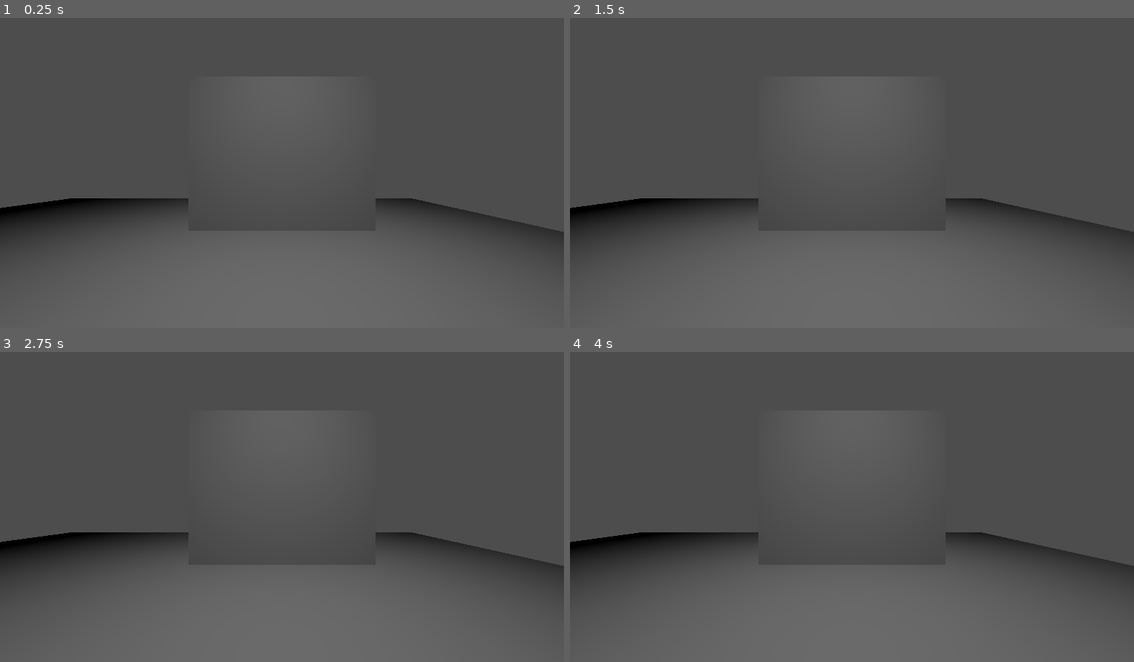
Above: before the commit, frames 1-4 (two rows, left to right).
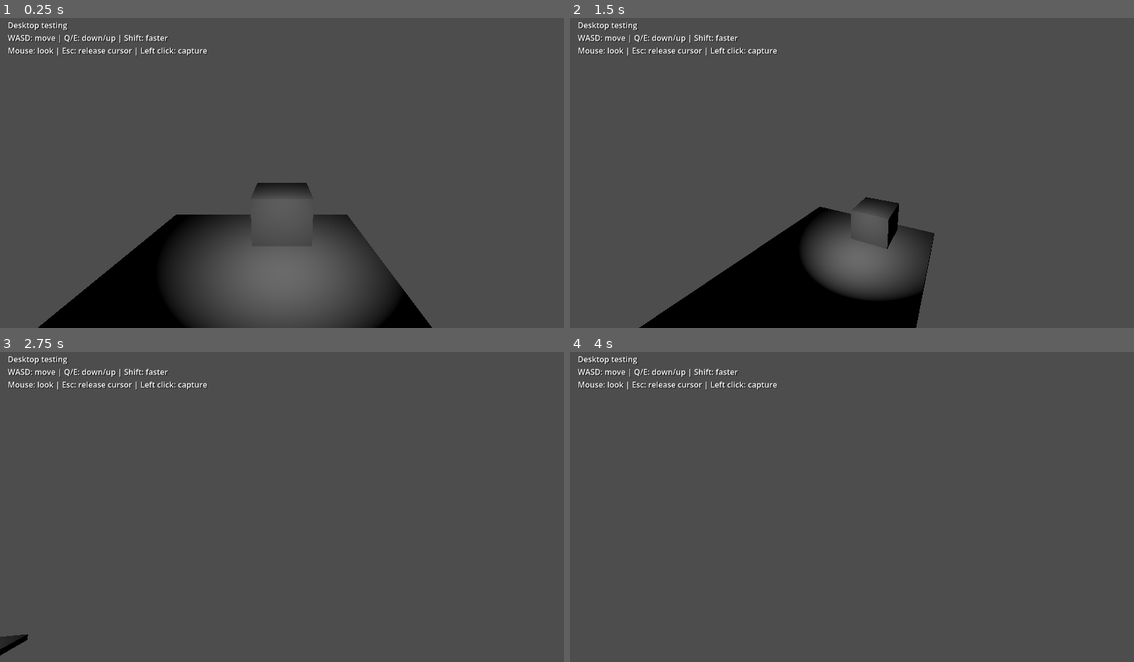
Above: after the commit, the same moments.

Repository: ajud123/VR-Tower-Defense
Game: Godot game, scene res://Game.tscn
Same seed, same stepped clock (60 frames per second), same inputs: the game is played once before the commit and once after it.
Inputs (mouse positions are in pixels of both pictures, inside the frame that each line leads up to):
- Up to frame 1 (0.25 s): no input
- Up to frame 2 (1.5 s): tap Enter at 0.5 s; move the mouse to (976, 154) at 0.52 s; hold D 0.53-1.28 s; hold E 0.53-1.28 s; click (976, 154) at 0.67 s; tap Q at 0.8, 1.35 s; move the mouse to (739, 185) at 1.27 s; hold S from 1.28 s (still down); click (739, 185) at 1.42 s
- Up to frame 3 (2.75 s): tap Shift at 1.55 s; move the mouse to (338, 435) at 2.02 s; release S at 2.03 s; hold D from 2.03 s (still down); hold Shift from 2.03 s (still down); click (338, 435) at 2.17 s; tap E at 2.3 s
- Up to frame 4 (4 s): move the mouse to (823, 565) at 2.77 s; release D at 2.78 s; release Shift at 2.78 s; hold W 2.78-3.53 s; tap E at 2.85 s; click (823, 565) at 2.92 s; tap Q at 3.05 s; move the mouse to (1021, 550) at 3.52 s; hold A from 3.53 s (still down); hold Q from 3.53 s (still down); click (1021, 550) at 3.67 s; tap Shift at 3.8 s

The runs differ from the first frame. In frame 1, 17% of the frame differs, in the area x 0-100%, y 1-100%; in frame 2, 17%; in frame 3, 13%; in frame 4, 13%.

Commit message:
Add desktop support

Diff:
--- /dev/null
+++ b/DesktopPlayer.gd
@@ -0,0 +1,50 @@
+extends Node3D
+
+@export var move_speed: float = 3.0
+@export var fast_speed: float = 8.0
+@export var mouse_sensitivity: float = 0.002
+
+@onready var camera: Camera3D = $Camera3D
+
+var active: bool = false
+
+
+func _ready() -> void:
+	set_process(false)
+	set_process_unhandled_input(false)
+
+
+func activate() -> void:
+	active = true
+	camera.make_current()
+	set_process(true)
+	set_process_unhandled_input(true)
+	Input.mouse_mode = Input.MOUSE_MODE_CAPTURED
+
+
+func _unhandled_input(event: InputEvent) -> void:
+	if event is InputEventKey and event.pressed and event.keycode == KEY_ESCAPE:
+		Input.mouse_mode = Input.MOUSE_MODE_VISIBLE
+	elif event is InputEventMouseButton and event.pressed and event.button_index == MOUSE_BUTTON_LEFT:
+		Input.mouse_mode = Input.MOUSE_MODE_CAPTURED
+	elif event is InputEventMouseMotion and Input.mouse_mode == Input.MOUSE_MODE_CAPTURED:
+		rotate_y(-event.relative.x * mouse_sensitivity)
+		camera.rotation.x = clampf(
+			camera.rotation.x - event.relative.y * mouse_sensitivity,
+			deg_to_rad(-85.0), deg_to_rad(85.0)
+		)
+
+
+func _process(delta: float) -> void:
+	# Releasing the cursor also pauses movement so editor input is safe.
+	if not active or Input.mouse_mode != Input.MOUSE_MODE_CAPTURED or not get_window().has_focus():
+		return
+
+	var movement := Vector3(
+		float(Input.is_physical_key_pressed(KEY_D)) - float(Input.is_physical_key_pressed(KEY_A)),
+		float(Input.is_physical_key_pressed(KEY_E)) - float(Input.is_physical_key_pressed(KEY_Q)),
+		float(Input.is_physical_key_pressed(KEY_S)) - float(Input.is_physical_key_pressed(KEY_W))
+	)
+	var speed := fast_speed if Input.is_physical_key_pressed(KEY_SHIFT) else move_speed
+	# Yaw determines horizontal movement; looking up/down does not change altitude.
+	position += basis * movement.normalized() * speed * delta
--- a/Game.tscn
+++ b/Game.tscn
@@ -1,6 +1,7 @@
 [gd_scene format=3 uid="uid://d4i53x4wnq3nc"]
 
 [ext_resource type="Script" uid="uid://dtsrtmc4vhn8v" path="res://VR_Game.gd" id="1_wbfu4"]
+[ext_resource type="Script" path="res://DesktopPlayer.gd" id="2_desktop"]
 
 [node name="Node3D" type="Node3D" unique_id=1010042180]
 script = ExtResource("1_wbfu4")
@@ -15,6 +16,24 @@
 [node name="RightHand" type="XRController3D" parent="XROrigin3D" unique_id=85255825]
 tracker = &"right_hand"
 
+[node name="DesktopPlayer" type="Node3D" parent="."]
+position = Vector3(0, 1.6, 2)
+script = ExtResource("2_desktop")
+
+[node name="Camera3D" type="Camera3D" parent="DesktopPlayer"]
+rotation = Vector3(-0.2, 0, 0)
+
+[node name="DesktopControls" type="CanvasLayer" parent="."]
+
+[node name="Help" type="Label" parent="DesktopControls"]
+offset_left = 16.0
+offset_top = 16.0
+mouse_filter = 2
+theme_override_colors/font_shadow_color = Color(0, 0, 0, 1)
+theme_override_constants/shadow_offset_x = 1
+theme_override_constants/shadow_offset_y = 1
+text = "Desktop testing\nWASD: move | Q/E: down/up | Shift: faster\nMouse: look | Esc: release cursor | Left click: capture"
+
 [node name="CSGBox3D" type="CSGBox3D" parent="." unique_id=1062619124]
 transform = Transform3D(1, 0, 0, 0, 1, 0, 0, 0, 1, -0.4624939, -0.4128418, 0.08157396)
 size = Vector3(3.8739624, 0.1743164, 4.9161377)
--- a/VR_Game.gd
+++ b/VR_Game.gd
@@ -4,7 +4,9 @@
 
 func _ready():
 	xr_interface = XRServer.find_interface("OpenXR")
-	if xr_interface and xr_interface.is_initialized():
+	var force_desktop := "--desktop" in OS.get_cmdline_user_args()
+	if not force_desktop and xr_interface and xr_interface.is_initialized():
+		$DesktopControls.hide()
 		print("OpenXR initialized successfully")
 
 		# Turn off v-sync!
@@ -13,4 +15,6 @@
 		# Change our main viewport to output to the HMD
 		get_viewport().use_xr = true
 	else:
-		print("OpenXR not initialized, please check if your headset is connected")
+		get_viewport().use_xr = false
+		$DesktopPlayer.activate()
+		print("Desktop mode: WASD move, Q/E down/up, Shift boost, mouse look, Escape releases cursor")
--- a/project.godot
+++ b/project.godot
@@ -15,6 +15,10 @@
 config/features=PackedStringArray("4.6")
 config/icon="res://icon.svg"
 
+[dotnet]
+
+project/assembly_name="VR-Tower-Defense"
+
 [rendering]
 
 renderer/rendering_method="mobile"
Not shown, added: DesktopPlayer.gd.uid
Not shown, changed: readme.md
